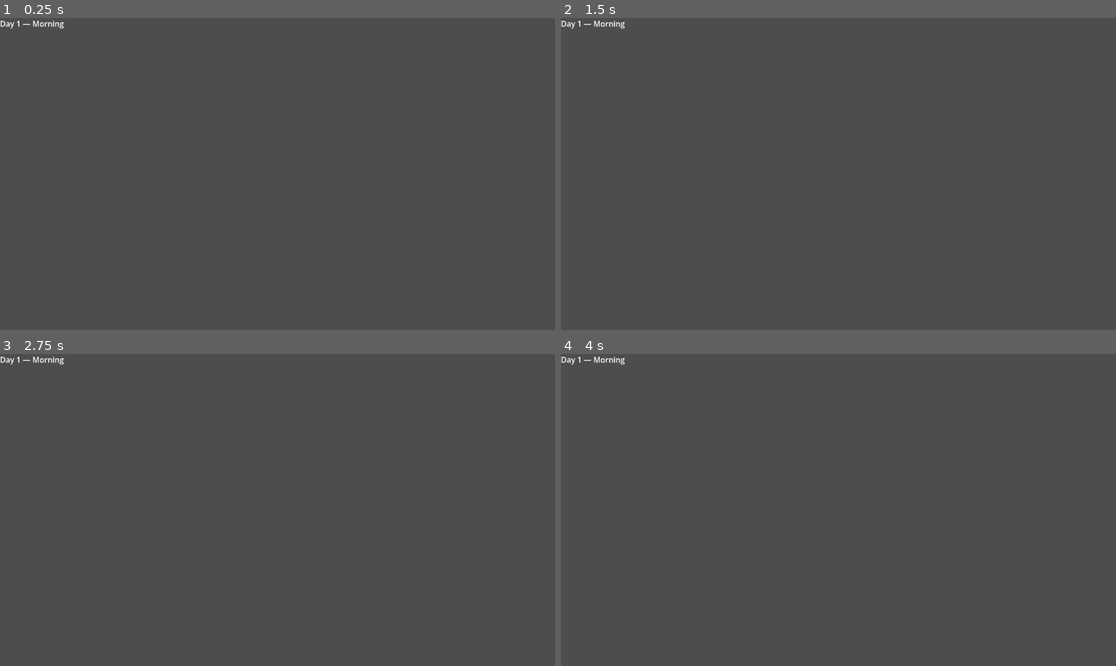
Above: before the commit, frames 1-4 (two rows, left to right).
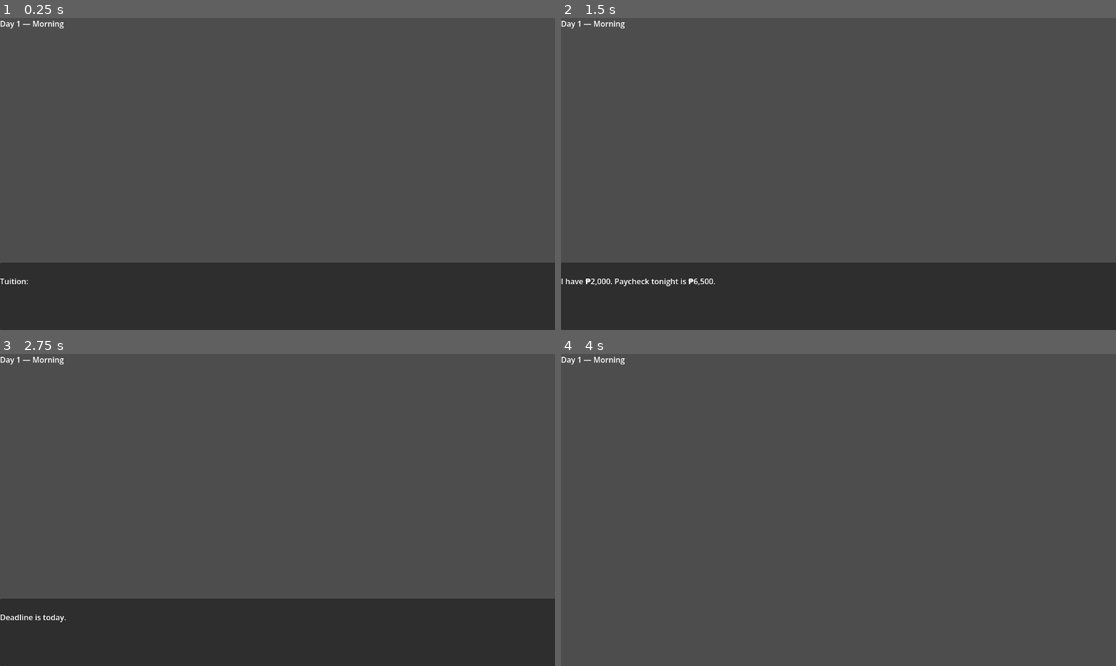
Above: after the commit, the same moments.

Repository: jbndct/After-School
Game: Godot game, scene res://scenes/room_day1.tscn
Two runs of this game, one before a commit and one after it. Both use one fixed random seed, a clock stepped at 60 frames per second and the inputs below. This scene is started directly instead of the project's main scene.
Inputs (mouse positions are in pixels of both pictures, inside the frame that each line leads up to):
- Up to frame 1 (0.25 s): no input
- Up to frame 2 (1.5 s): tap Enter at 0.5 s; move the mouse to (960, 158) at 0.52 s; hold Right (ui_right) from 0.53 s (still down); click (960, 158) at 0.67 s; tap Space at 1.25 s; move the mouse to (727, 189) at 1.27 s; click (727, 189) at 1.42 s
- Up to frame 3 (2.75 s): tap Enter at 2 s; move the mouse to (333, 441) at 2.02 s; release Right (ui_right) at 2.03 s; hold Left (ui_left) from 2.03 s (still down); click (333, 441) at 2.17 s
- Up to frame 4 (4 s): tap Space at 2.75 s; move the mouse to (810, 572) at 2.77 s; release Left (ui_left) at 2.78 s; hold Right (ui_right) from 2.78 s (still down); click (810, 572) at 2.92 s; tap Enter at 3.5 s; move the mouse to (1005, 556) at 3.52 s; click (1005, 556) at 3.67 s

The runs differ from the first frame. In frame 1, 22% of the frame differs, in the area x 0-100%, y 78-100%; in frame 2, 22%; in frame 3, 22%; in frame 4, nothing differs.

Commit message:
Added working dialogue box

Diff:
--- a/scenes/DialogueBox.tscn
+++ b/scenes/DialogueBox.tscn
@@ -1,3 +1,23 @@
 [gd_scene format=3 uid="uid://dxaohdi5dqwd2"]
 
+[ext_resource type="Script" uid="uid://d3u5mh0jqyq52" path="res://ui/DialogueBox.gd" id="1_r2og1"]
+
 [node name="DialogueBox" type="CanvasLayer" unique_id=274261236]
+script = ExtResource("1_r2og1")
+
+[node name="PanelContainer" type="PanelContainer" parent="." unique_id=1003587801]
+anchors_preset = -1
+anchor_top = 1.0
+anchor_right = 1.0
+anchor_bottom = 1.0
+offset_top = -140.0
+offset_right = 40.0
+
+[node name="VBoxContainer" type="VBoxContainer" parent="PanelContainer" unique_id=965485883]
+layout_mode = 2
+
+[node name="SpeakerLabel" type="Label" parent="PanelContainer/VBoxContainer" unique_id=828655120]
+layout_mode = 2
+
+[node name="DialogueText" type="Label" parent="PanelContainer/VBoxContainer" unique_id=1950979162]
+layout_mode = 2
--- a/scenes/room_day1.tscn
+++ b/scenes/room_day1.tscn
@@ -1,6 +1,7 @@
 [gd_scene format=3 uid="uid://4qu577wxrsqk"]
 
 [ext_resource type="Script" uid="uid://xujsvpw8wr65" path="res://scenes/room_day_1.gd" id="1_gvyvb"]
+[ext_resource type="PackedScene" uid="uid://dxaohdi5dqwd2" path="res://scenes/DialogueBox.tscn" id="2_mmu0o"]
 
 [node name="RoomDay1" type="Node2D" unique_id=1493447812]
 script = ExtResource("1_gvyvb")
@@ -11,3 +12,5 @@
 offset_right = 40.0
 offset_bottom = 23.0
 text = "Day 1 — Morning"
+
+[node name="DialogueBox" parent="." unique_id=274261236 instance=ExtResource("2_mmu0o")]
--- a/scenes/room_day_1.gd
+++ b/scenes/room_day_1.gd
@@ -1,4 +1,10 @@
 extends Node2D
 
+@onready var dialogue_box = $DialogueBox
+
 func _ready() -> void:
-	pass
+	dialogue_box.play([
+		{ "speaker": "", "text": "Tuition: ₱15,000." },
+		{ "speaker": "", "text": "I have ₱2,000. Paycheck tonight is ₱6,500." },
+		{ "speaker": "", "text": "Deadline is today." }
+	])
--- a/scenes/street.gd
+++ b/scenes/street.gd
@@ -32,8 +32,6 @@
 	$Floor/CollisionShape2D.position = Vector2(0, 0)
 	$Player/CollisionShape2D.position = Vector2(0, -26)
 
-	$Camera2D.limit_right = 1200
-
 	$Player.reached_end.connect(_on_player_reached_end)
 
 func _on_player_reached_end() -> void:
--- /dev/null
+++ b/ui/DialogueBox.gd
@@ -0,0 +1,71 @@
+extends CanvasLayer
+
+@onready var speaker_label = $PanelContainer/VBoxContainer/SpeakerLabel
+@onready var dialogue_text = $PanelContainer/VBoxContainer/DialogueText
+
+var lines: Array = []
+var current_line: int = 0
+var is_typing: bool = false
+var full_text: String = ""
+var displayed_text: String = ""
+var char_index: int = 0
+var on_complete: Callable
+
+var timer: Timer
+
+signal dialogue_finished
+
+func _ready() -> void:
+	timer = Timer.new()
+	timer.wait_time = 0.03
+	timer.one_shot = false
+	timer.timeout.connect(_on_timer_tick)
+	add_child(timer)
+	visible = false
+
+func play(new_lines: Array, callback: Callable = Callable()) -> void:
+	lines = new_lines
+	current_line = 0
+	on_complete = callback
+	visible = true
+	_show_line(0)
+
+func _show_line(index: int) -> void:
+	var line = lines[index]
+	speaker_label.text = line.get("speaker", "")
+	full_text = line.get("text", "")
+	displayed_text = ""
+	char_index = 0
+	is_typing = true
+	dialogue_text.text = ""
+	timer.start()
+
+func _on_timer_tick() -> void:
+	if char_index < full_text.length():
+		displayed_text += full_text[char_index]
+		dialogue_text.text = displayed_text
+		char_index += 1
+	else:
+		is_typing = false
+		timer.stop()
+
+func _input(event: InputEvent) -> void:
+	if not visible:
+		return
+	if event is InputEventMouseButton and event.pressed:
+		if is_typing:
+			# skip to full text
+			displayed_text = full_text
+			dialogue_text.text = full_text
+			is_typing = false
+			timer.stop()
+		else:
+			# advance to next line
+			current_line += 1
+			if current_line < lines.size():
+				_show_line(current_line)
+			else:
+				visible = false
+				emit_signal("dialogue_finished")
+				if on_complete.is_valid():
+					on_complete.call()
Not shown, added: ui/DialogueBox.gd.uid
